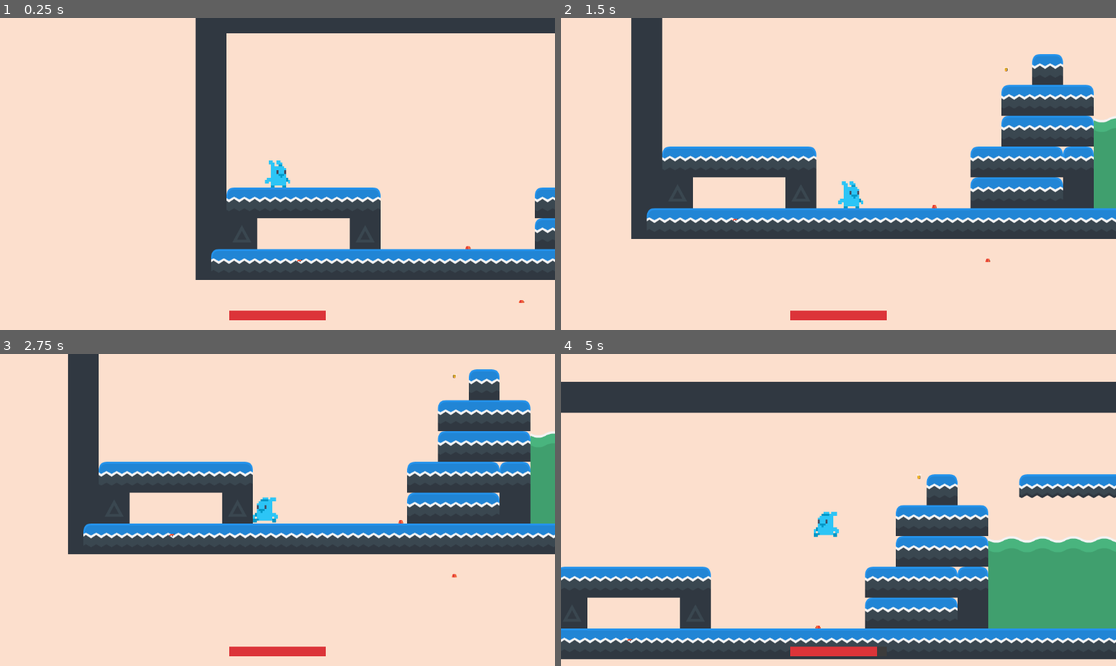
Above: before the commit, frames 1-4 (two rows, left to right).
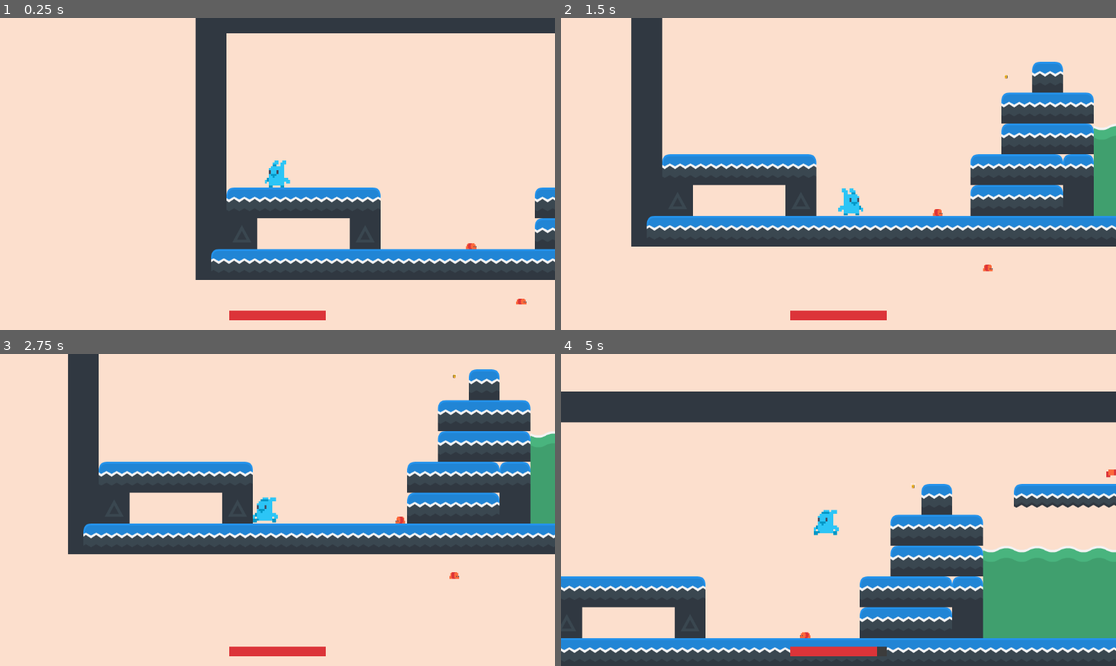
Above: after the commit, the same moments.

Repository: conor-wilson/dr-shrink
Game: Godot game, scene res://scenes/main.tscn
Two runs of this game, one before a commit and one after it. Both use one fixed random seed, a clock stepped at 60 frames per second and the inputs below. Sound files missing from this copy of the repository are replaced by a short silence.
Inputs:
- Up to frame 1 (0.25 s): no input
- Up to frame 2 (1.5 s): hold Right (Right) from 0.53 s (still down); tap Space (Shoot) at 0.6, 1.35 s; tap W (Jump) at 0.77 s
- Up to frame 3 (2.75 s): tap W (Jump) at 1.52 s; release Right (Right) at 2.03 s; hold Left (Left) from 2.03 s (still down); tap Space (Shoot) at 2.1 s
- Up to frame 4 (5 s): release Left (Left) at 2.78 s; hold Right (Right) 2.78-4.28 s; tap Space (Shoot) at 2.85, 3.6, 4.35 s; tap W (Jump) at 3.02, 3.77, 4.52 s; hold Left (Left) from 4.28 s (still down)

The runs differ from the first frame. In frame 1, 0.2% of the frame differs, in the area x 48-95%, y 45-92%; in frame 2, 15%; in frame 3, less than 0.1%; in frame 4, 28%, in the area x 0-100%, y 8-100%.

Commit message:
Scaled remaining entities to fit the correct feel

Diff:
--- a/shrinker/shrinker/scenes/entities/gun.tscn
+++ b/shrinker/shrinker/scenes/entities/gun.tscn
@@ -5,7 +5,7 @@
 [ext_resource type="AudioStream" uid="uid://c1p4badr56mpo" path="res://audio/power_up_01.ogg" id="3_exp5w"]
 
 [sub_resource type="RectangleShape2D" id="RectangleShape2D_twyhu"]
-size = Vector2(10, 4)
+size = Vector2(40, 16)
 
 [node name="Gun" type="Area2D"]
 collision_layer = 8
@@ -13,6 +13,7 @@
 script = ExtResource("1_3sqi5")
 
 [node name="Sprite2D" type="Sprite2D" parent="."]
+scale = Vector2(4, 4)
 texture = ExtResource("1_5eefc")
 
 [node name="CollisionShape2D" type="CollisionShape2D" parent="."]
--- a/shrinker/shrinker/scenes/entities/player.gd
+++ b/shrinker/shrinker/scenes/entities/player.gd
@@ -2,7 +2,7 @@
 
 signal fire_bullet(pos:Vector2, dir:Vector2)
 
-const bullet_dist_from_player := 14
+const bullet_dist_from_player := 56
 
 @export var walk_speed         := 300.0
 @export var jump_speed         := 600.0
--- a/shrinker/shrinker/scenes/entities/player.tscn
+++ b/shrinker/shrinker/scenes/entities/player.tscn
@@ -90,6 +90,7 @@
 sprite_frames = SubResource("SpriteFrames_rolv3")
 animation = &"idle_gun"
 autoplay = "walk"
+flip_h = true
 
 [node name="CollisionShape2D" type="CollisionShape2D" parent="."]
 shape = SubResource("CapsuleShape2D_0qok2")
@@ -112,13 +113,15 @@
 
 [node name="FireLeft" type="Sprite2D" parent="Fire"]
 visible = false
-position = Vector2(-12, 2)
+position = Vector2(-42, 8)
+scale = Vector2(4, 4)
 texture = ExtResource("6_3i83o")
 flip_h = true
 
 [node name="FireRight" type="Sprite2D" parent="Fire"]
 visible = false
-position = Vector2(12, 2)
+position = Vector2(42, 8)
+scale = Vector2(4, 4)
 texture = ExtResource("6_3i83o")
 
 [node name="Sounds" type="Node" parent="."]
--- a/shrinker/shrinker/scenes/entities/worm.tscn
+++ b/shrinker/shrinker/scenes/entities/worm.tscn
@@ -27,14 +27,14 @@
 }]
 
 [sub_resource type="CapsuleShape2D" id="CapsuleShape2D_t4e43"]
-radius = 3.0
-height = 10.0
+radius = 7.0
+height = 18.0
 
 [sub_resource type="RectangleShape2D" id="RectangleShape2D_3o70v"]
-size = Vector2(12, 2)
+size = Vector2(22, 2)
 
 [sub_resource type="RectangleShape2D" id="RectangleShape2D_duqlh"]
-size = Vector2(1, 3)
+size = Vector2(1.5, 4.5)
 
 [node name="Worm" type="Area2D"]
 collision_layer = 4
@@ -43,6 +43,7 @@
 
 [node name="AnimatedSprite2D" type="AnimatedSprite2D" parent="."]
 material = SubResource("ShaderMaterial_dhlhj")
+scale = Vector2(2, 2)
 sprite_frames = SubResource("SpriteFrames_ix8ws")
 autoplay = "default"
 frame_progress = 0.74009
@@ -59,13 +60,13 @@
 [node name="BottomRightArea" type="Area2D" parent="."]
 
 [node name="CollisionShape2D" type="CollisionShape2D" parent="BottomRightArea"]
-position = Vector2(6, 4)
+position = Vector2(12, 8)
 shape = SubResource("RectangleShape2D_duqlh")
 
 [node name="BottomLeftArea" type="Area2D" parent="."]
 
 [node name="CollisionShape2D" type="CollisionShape2D" parent="BottomLeftArea"]
-position = Vector2(-6, 4)
+position = Vector2(-12, 8)
 shape = SubResource("RectangleShape2D_duqlh")
 
 [node name="DamageSound" type="AudioStreamPlayer2D" parent="."]
--- a/shrinker/shrinker/scenes/levels/bullet.tscn
+++ b/shrinker/shrinker/scenes/levels/bullet.tscn
@@ -15,7 +15,7 @@
 }]
 
 [sub_resource type="RectangleShape2D" id="RectangleShape2D_g5ehk"]
-size = Vector2(12, 6)
+size = Vector2(48, 24)
 
 [node name="Bullet" type="Area2D"]
 collision_layer = 16
@@ -23,6 +23,7 @@
 script = ExtResource("1_td3nc")
 
 [node name="AnimatedSprite2D" type="AnimatedSprite2D" parent="."]
+scale = Vector2(4, 4)
 sprite_frames = SubResource("SpriteFrames_6re1k")
 
 [node name="CollisionShape2D" type="CollisionShape2D" parent="."]
--- a/shrinker/shrinker/scenes/levels/level.tscn
+++ b/shrinker/shrinker/scenes/levels/level.tscn
@@ -350,7 +350,7 @@
 
 [node name="Player" parent="." instance=ExtResource("2_0ahq2")]
 position = Vector2(170, 352)
-jump_speed = 900.0
+jump_speed = 950.0
 gravity_multiplier = 3.5
 glide_effect = 0.25
 
@@ -362,7 +362,7 @@
 marker2 = NodePath("../../BeePathPoints/Marker2D2")
 
 [node name="Worm" parent="Enemies" instance=ExtResource("5_uebae")]
-position = Vector2(554, 508)
+position = Vector2(561, 505)
 
 [node name="Worm2" parent="Enemies" instance=ExtResource("5_uebae")]
 position = Vector2(665, 620)
@@ -372,7 +372,8 @@
 [node name="Guns" type="Node2D" parent="."]
 
 [node name="Gun" parent="Guns" instance=ExtResource("5_oude2")]
-position = Vector2(216, 536)
+position = Vector2(1236, 171)
+float_amplitude = 20.0
 
 [node name="BeePathPoints" type="Node2D" parent="."]
 
